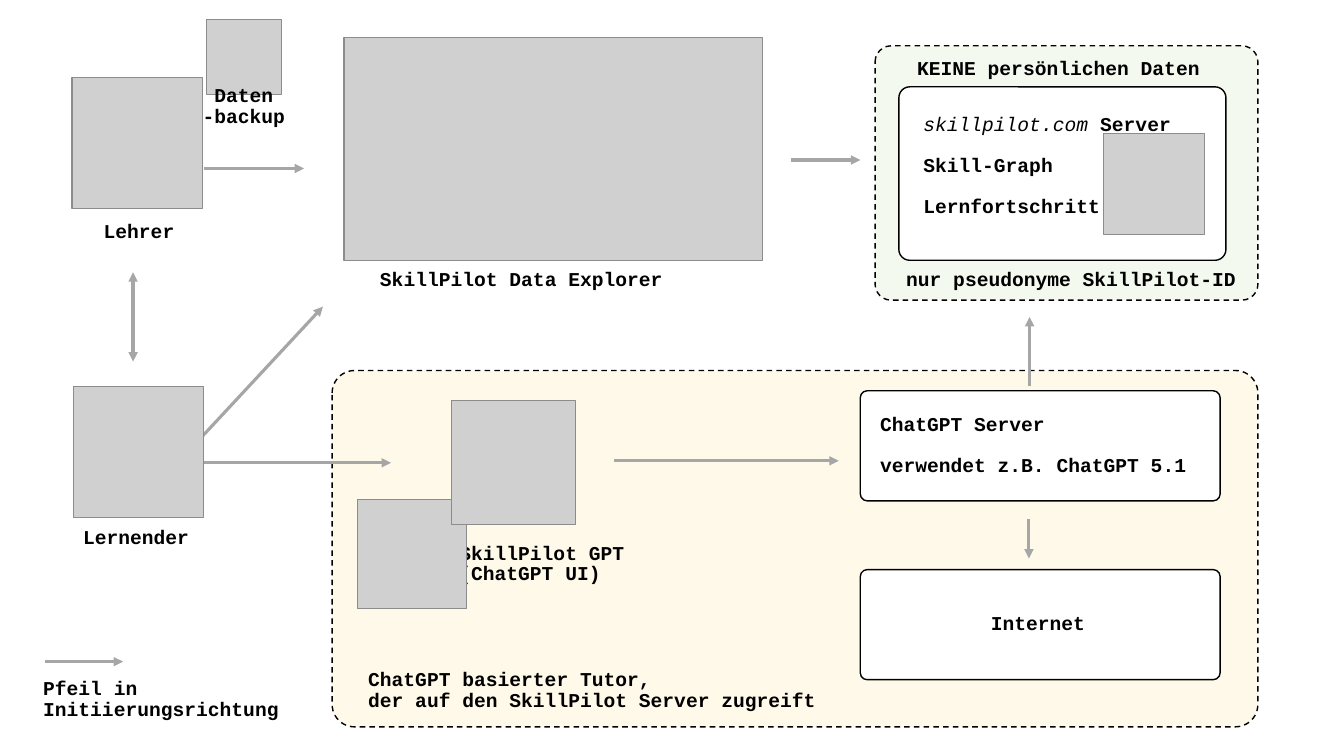
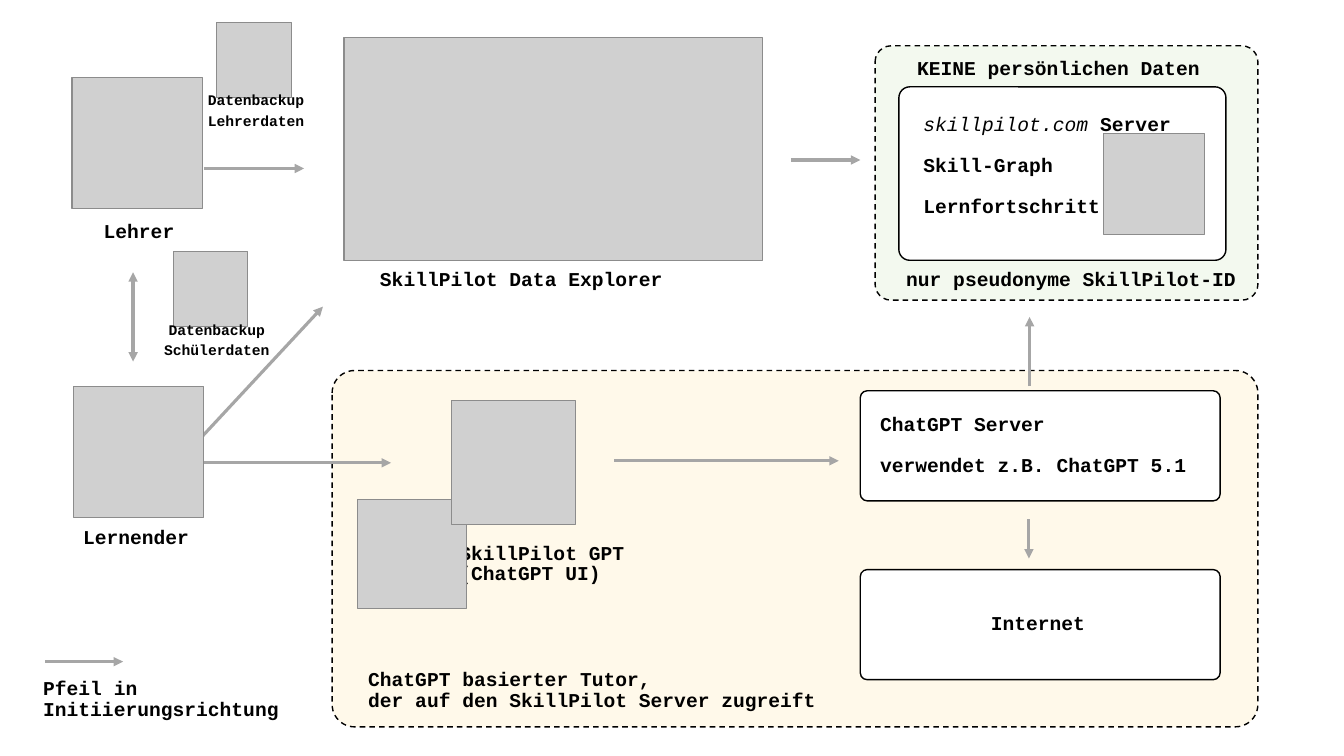
Before and after one commit to enpasos/skillpilot, a slide deck: slide 1 of docs/whitepaper/Sketch.pptx. Drawn at 1344x756 pixels with LibreOffice and Linux fonts; fonts in the diff are those of the drawing; grey boxes stand for pictures. Boxes give left, top, right and bottom in pixels: in the first picture for what was removed or moved away, otherwise in the second. Text is boxed around its words. In the diff, an @@ line names an element or a change of style, - is before the commit and + after.

```diff
--- a/docs/whitepaper/Sketch.pptx
+++ b/docs/whitepaper/Sketch.pptx
@@ picture: place and size @@
-picture at [207, 20, 281, 95]
+picture at [217, 22, 291, 97]
@@ text at [208, 94, 304, 126]: text changed; size 14 to 10.5 pt @@
-Daten
--backup
+Datenbackup
+Lehrerdaten
@@ picture added at [173, 251, 248, 326] @@
@@ text added at [164, 324, 269, 355], 10.5 pt, text #000000, bold @@
+Datenbackup
+Schülerdaten
```
Also in this commit, not shown: 1 other slide changed, 5 other files.
